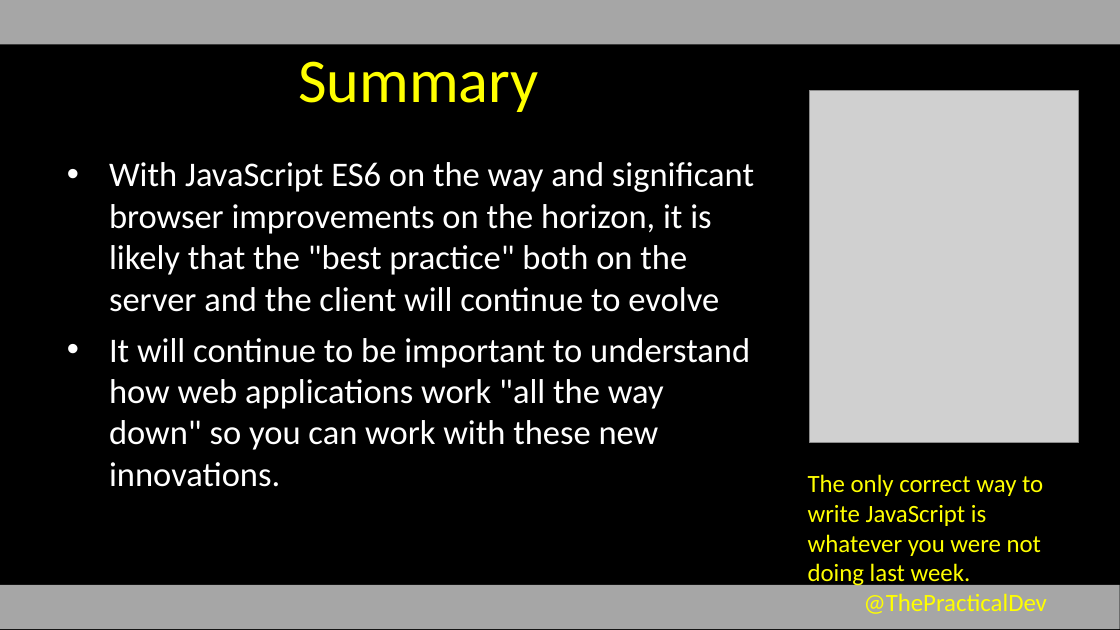
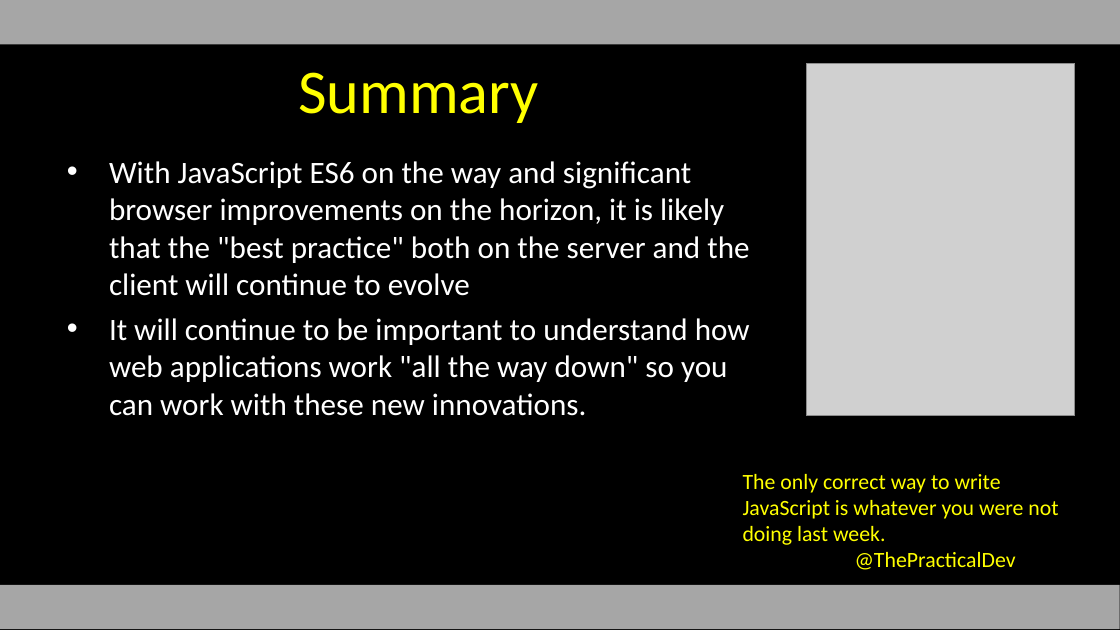
Before and after one commit to csev/wa4e, a slide deck: slide 18 of lectures/JS-05-Handlebars.ppt. Drawn at 1120x630 pixels with LibreOffice and Linux fonts; fonts in the diff are those of the drawing; grey boxes stand for pictures. Boxes give left, top, right and bottom in pixels: in the first picture for what was removed or moved away, otherwise in the second. Text is boxed around its words. In the diff, an @@ line names an element or a change of style, - is before the commit and + after.

```diff
--- a/lectures/JS-05-Handlebars.ppt
+++ b/lectures/JS-05-Handlebars.ppt
@@ title "Summary": place and size @@
-title "Summary" at <box>298,61,538,112</box>
+title "Summary" at <box>298,72,538,123</box>
@@ picture: place and size @@
-picture at <box>810,91,1079,444</box>
+picture at <box>806,63,1075,416</box>
@@ text "With JavaScript ES6 on the ..." at <box>109,161,750,416</box>: size 22.2 to 20 pt; less space between paragraphs @@
@@ text "The only correct way to ...": place and size @@
-text "The only correct way to ..." at <box>808,474,1047,614</box>
+text "The only correct way to ..." at <box>743,474,1058,570</box>
@@ text "The only correct way to ..." at <box>743,474,1058,570</box>: size 16 to 14 pt @@
```
Also in this commit, not shown: 15 other slides changed, 1 slide added, 1 slide removed, 5 other files.
